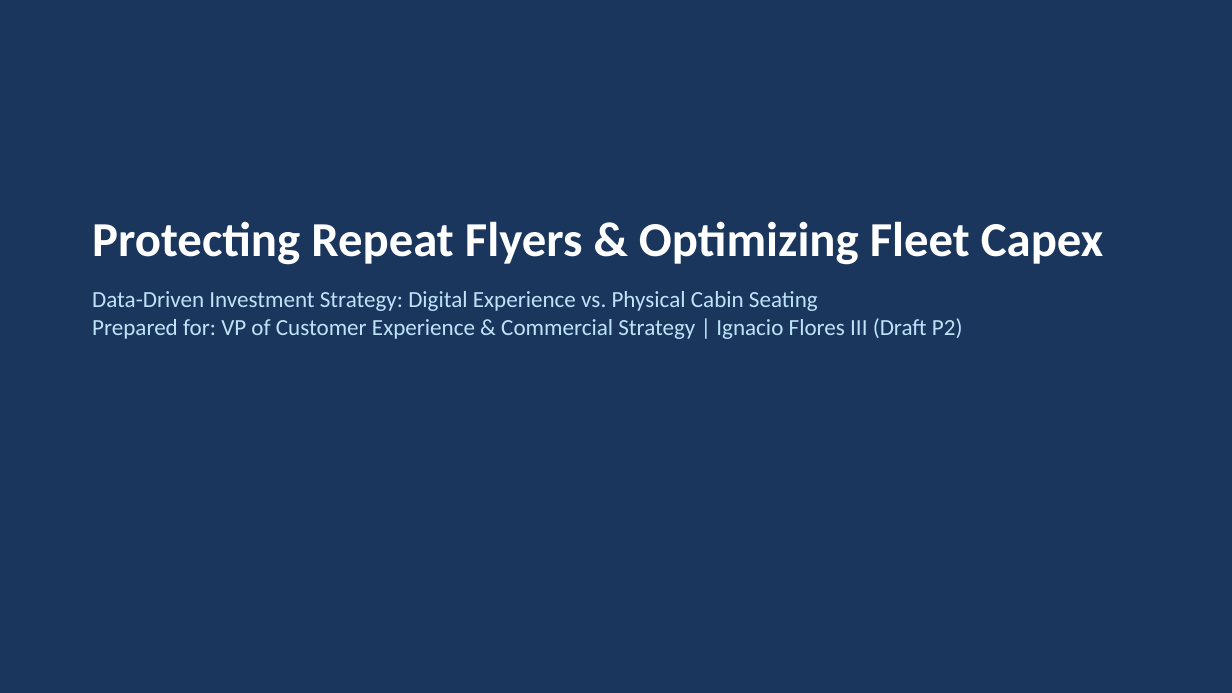
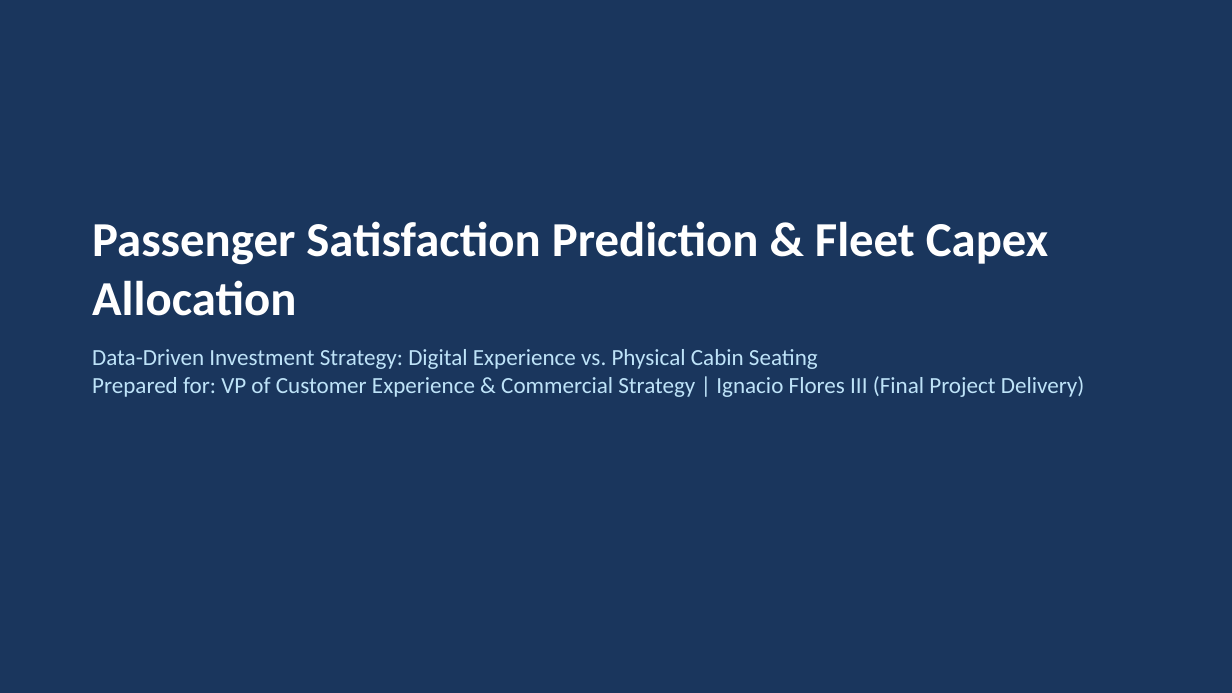
Before and after one commit to Ignacio-Flores-III/airline-passenger-satisfaction-prediction, a slide deck: slide 1 of reports/Stakeholder_Presentation.pptx. Drawn at 1232x693 pixels with LibreOffice and Linux fonts; fonts in the diff are those of the drawing. Boxes give left, top, right and bottom in pixels: in the first picture for what was removed or moved away, otherwise in the second. Text is boxed around its words. In the diff, an @@ line names an element or a change of style, - is before the commit and + after.

```diff
--- a/reports/Stakeholder_Presentation.pptx
+++ b/reports/Stakeholder_Presentation.pptx
@@ text at box(92, 221, 1085, 397): text changed @@
-Protecting Repeat Flyers & Optimizing Fleet Capex
-Data-Driven Investment Strategy: Digital Experience vs. Physical Cabin Seating
-Prepared for: VP of Customer Experience & Commercial Strategy | Ignacio Flores III (Draft P2)
+Passenger Satisfaction Prediction & Fleet Capex Allocation
+Data-Driven Investment Strategy: Digital Experience vs. Physical Cabin Seating
+Prepared for: VP of Customer Experience & Commercial Strategy | Ignacio Flores III (Final Project Delivery)
```
Also in this commit, not shown: 6 other slides changed, 8 other files.
